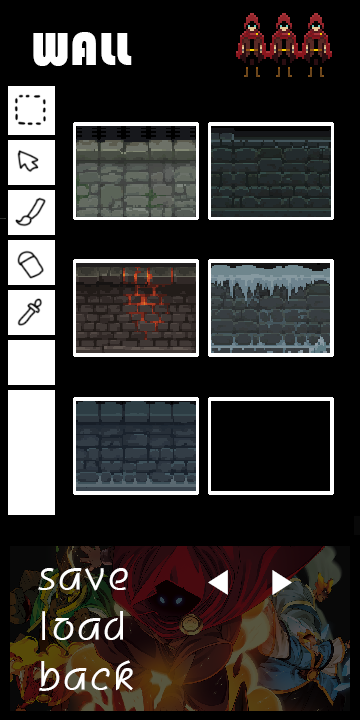
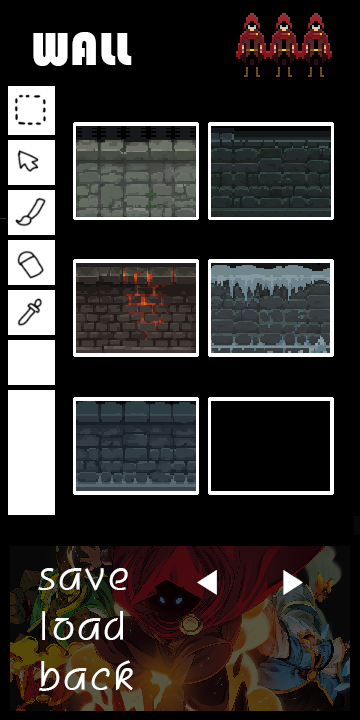
The second (360, 720) image is a revision of the first. Changes to its layers:
painted on "◀ ▶" over (x1=197, y1=570, x2=303, y2=595)
